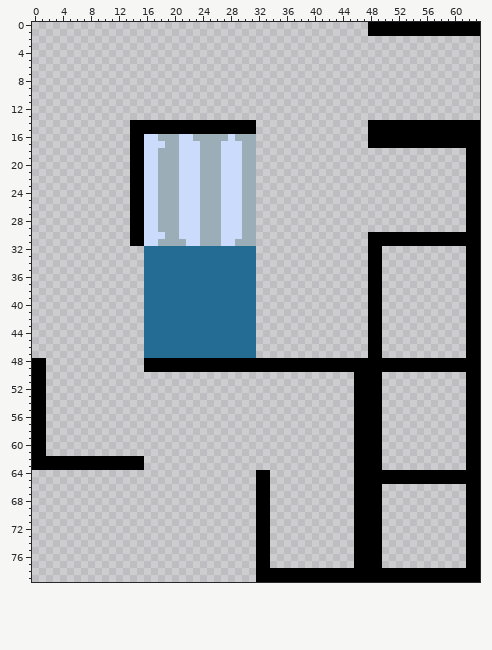
Sprite sheet -- assets/minimal.png. The picture above was drawn from the file before the commit.
The file is 64x80 pixels. Colours within 5 levels of each other are drawn and written as one.
After the commit:
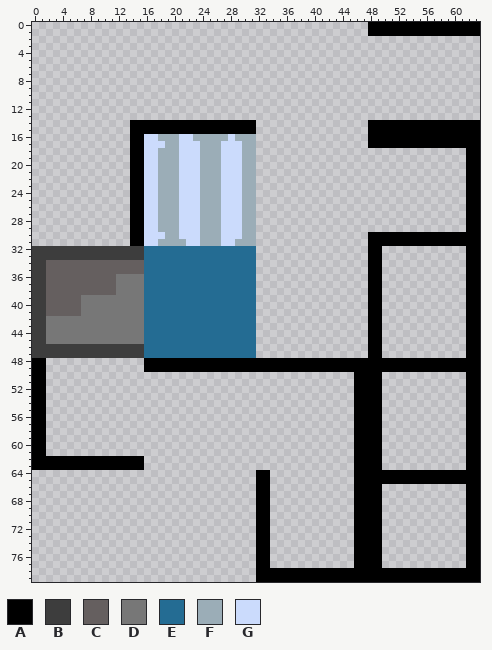
Palette (. is transparent): A #000000  B #3d3d3d  C #655f5f  D #777777  E #246c93  F #9badb7  G #cbdbfc
Edits made:
{"y":32,"x":0,"old":"................","new":"BBBBBBBBBBBBBBBB"}
{"y":33,"x":0,"old":"................","new":"BBBBBBBBBBBBBBBB"}
{"y":34,"x":0,"old":"................","new":"BBCCCCCCCCCCCCCC"}
{"y":35,"x":0,"old":"................","new":"BBCCCCCCCCCCCCCC"}
{"y":36,"x":0,"old":"................","new":"BBCCCCCCCCCCDDDD"}
{"y":37,"x":0,"old":"................","new":"BBCCCCCCCCCCDDDD"}
{"y":38,"x":0,"old":"................","new":"BBCCCCCCCCCCDDDD"}
{"y":39,"x":0,"old":"................","new":"BBCCCCCDDDDDDDDD"}
{"y":40,"x":0,"old":"................","new":"BBCCCCCDDDDDDDDD"}
{"y":41,"x":0,"old":"................","new":"BBCCCCCDDDDDDDDD"}
{"y":42,"x":0,"old":"................","new":"BBDDDDDDDDDDDDDD"}
{"y":43,"x":0,"old":"................","new":"BBDDDDDDDDDDDDDD"}
{"y":44,"x":0,"old":"................","new":"BBDDDDDDDDDDDDDD"}
{"y":45,"x":0,"old":"................","new":"BBDDDDDDDDDDDDDD"}
{"y":46,"x":0,"old":"................","new":"BBBBBBBBBBBBBBBB"}
{"y":47,"x":0,"old":"................","new":"BBBBBBBBBBBBBBBB"}
{"label":"added","picture_box":[32,246,144,358]}
